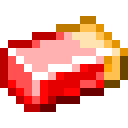
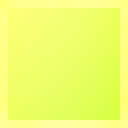
The second 128px x 128px image is a revision of the first. Changes to its layers:
hid "Red/Orange", painted on it over [0, 16, 128, 112]
hid "Orange/Yellow", painted on it over [0, 16, 128, 112]
hid "Yellow/Green", painted on it over [0, 16, 128, 112]
hid "Green/Blue", painted on it over [0, 16, 128, 112]
hid "Blue/Dark Blue", painted on it over [0, 16, 128, 112]
hid "Dark Blue/Indigo", painted on it over [0, 16, 128, 112]
hid "Indigo/Violet", painted on it over [0, 16, 128, 112]
hid "Violet/Violetter", painted on it over [0, 16, 128, 112]
added group "Blocks" with 10 layers above "iron_ingot.png" over [0, 0, 128, 128]
added layer "Red2" in group "Blocks" over [0, 0, 128, 128]
